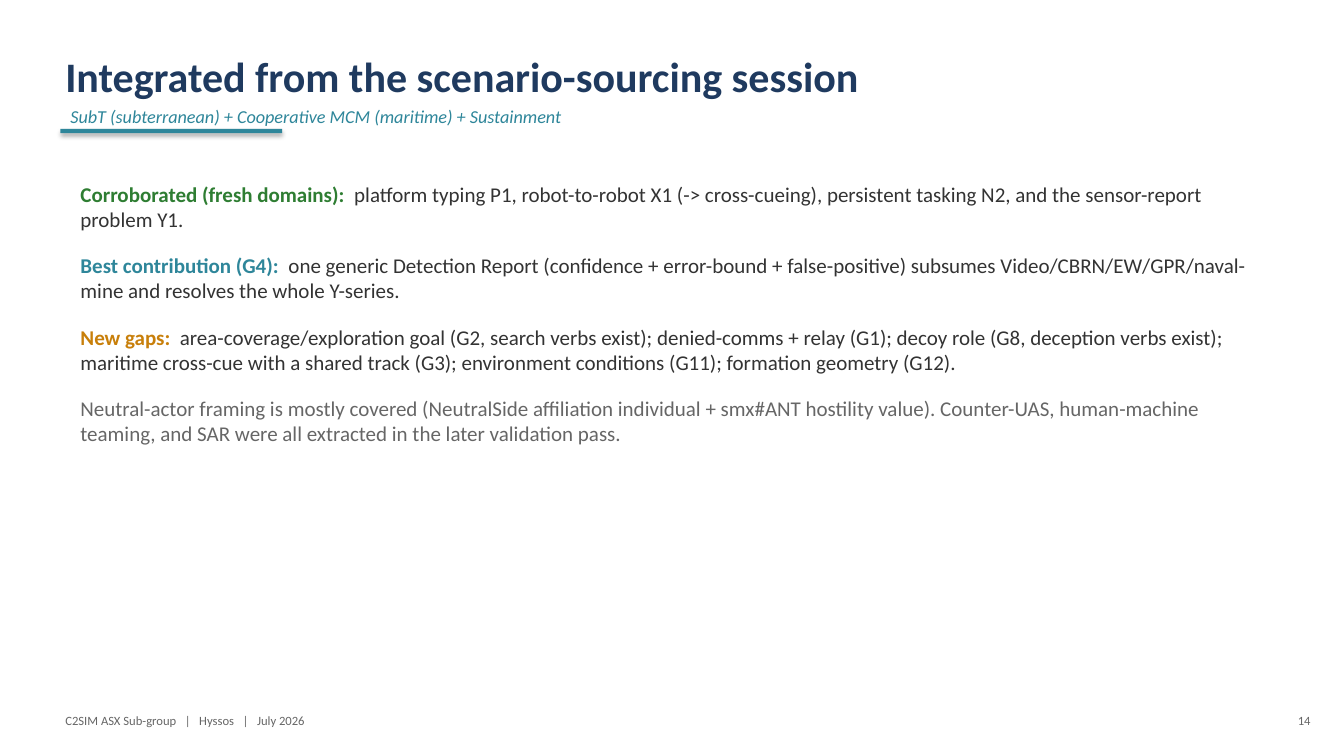
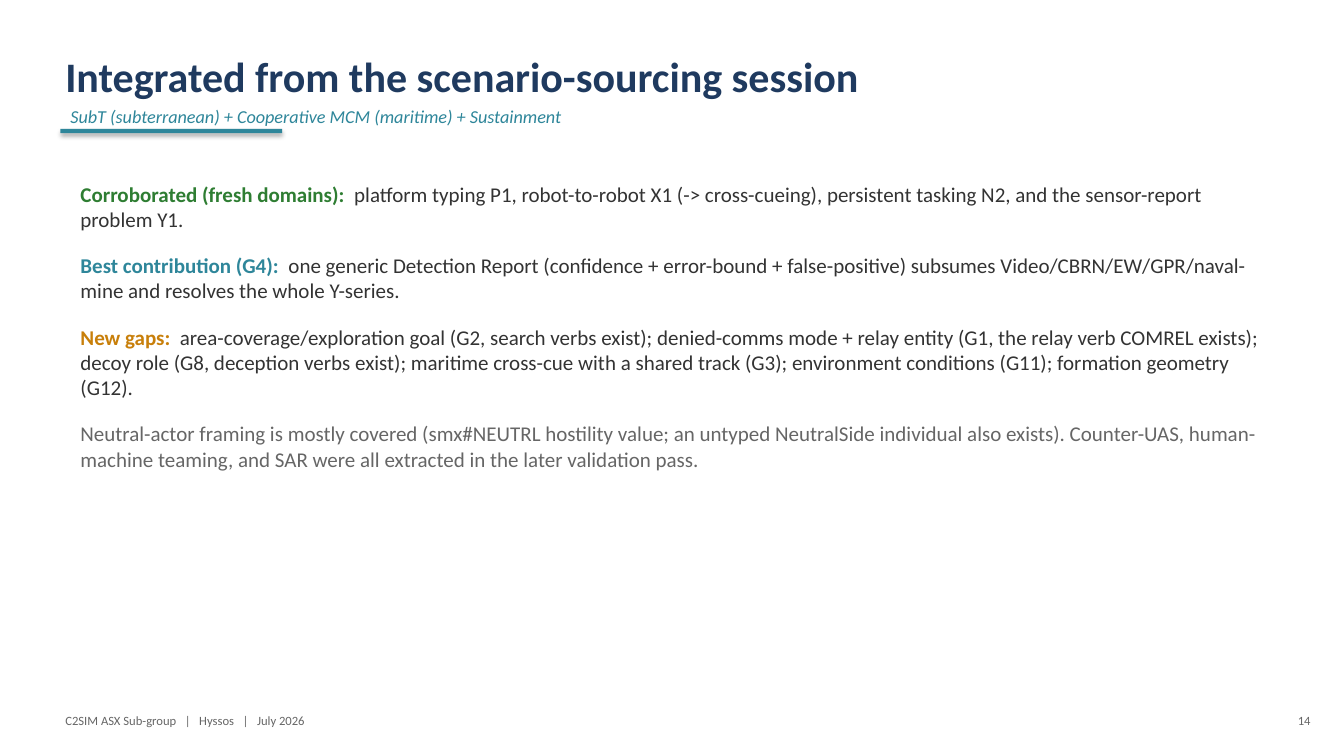
Before and after one commit to hyssostech/C2SIMArtifacts, a slide deck: slide 14 of Subgroups/ASX/InstantiationReview/ASX-Instantiation-Findings.pptx. Drawn at 1344x756 pixels with LibreOffice and Linux fonts; fonts in the diff are those of the drawing. Boxes give left, top, right and bottom in pixels: in the first picture for what was removed or moved away, otherwise in the second. Text is boxed around its words. In the diff, an @@ line names an element or a change of style, - is before the commit and + after.

```diff
--- a/Subgroups/ASX/InstantiationReview/ASX-Instantiation-Findings.pptx
+++ b/Subgroups/ASX/InstantiationReview/ASX-Instantiation-Findings.pptx
@@ text at <box>80,330,1257,471</box>: text changed @@
-New gaps: area-coverage/exploration goal (G2, search verbs exist); denied-comms + relay (G1); decoy role (G8, deception verbs exist); maritime cross-cue with a shared track (G3); environment conditions (G11); formation geometry (G12).
-Neutral-actor framing is mostly covered (NeutralSide affiliation individual + smx#ANT hostility value). Counter-UAS, human-machine teaming, and SAR were all extracted in the later validation pass.
+New gaps: area-coverage/exploration goal (G2, search verbs exist); denied-comms mode + relay entity (G1, the relay verb COMREL exists); decoy role (G8, deception verbs exist); maritime cross-cue with a shared track (G3); environment conditions (G11); formation geometry (G12).
+Neutral-actor framing is mostly covered (smx#NEUTRL hostility value; an untyped NeutralSide individual also exists). Counter-UAS, human-machine teaming, and SAR were all extracted in the later validation pass.
```
Also in this commit, not shown: 6 other slides changed, 8 other files.
